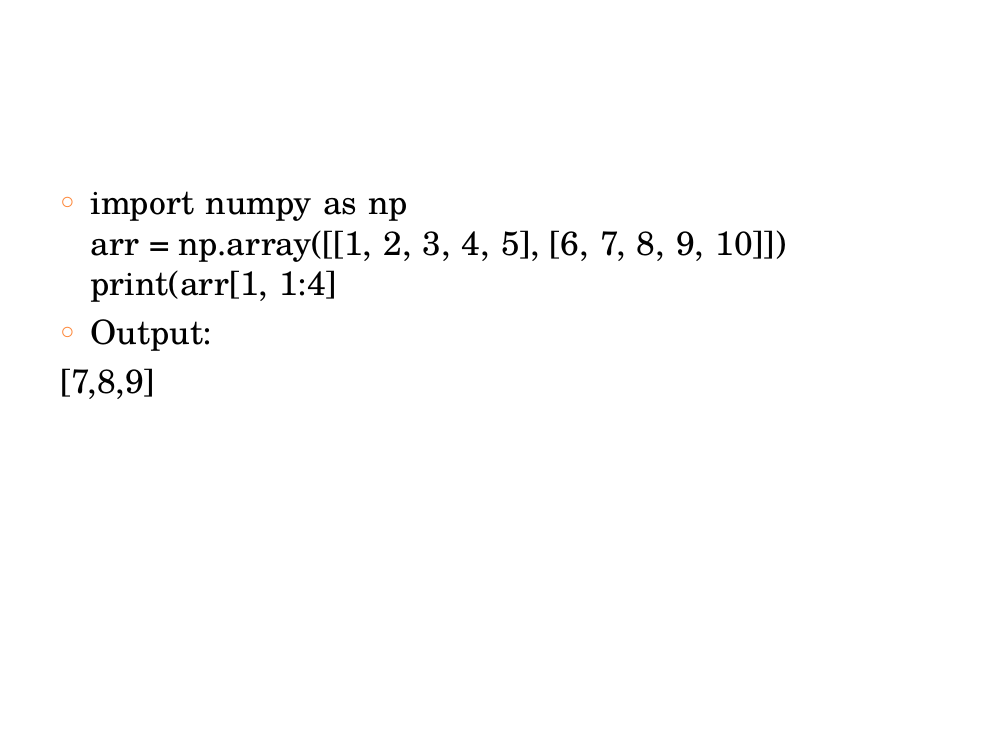
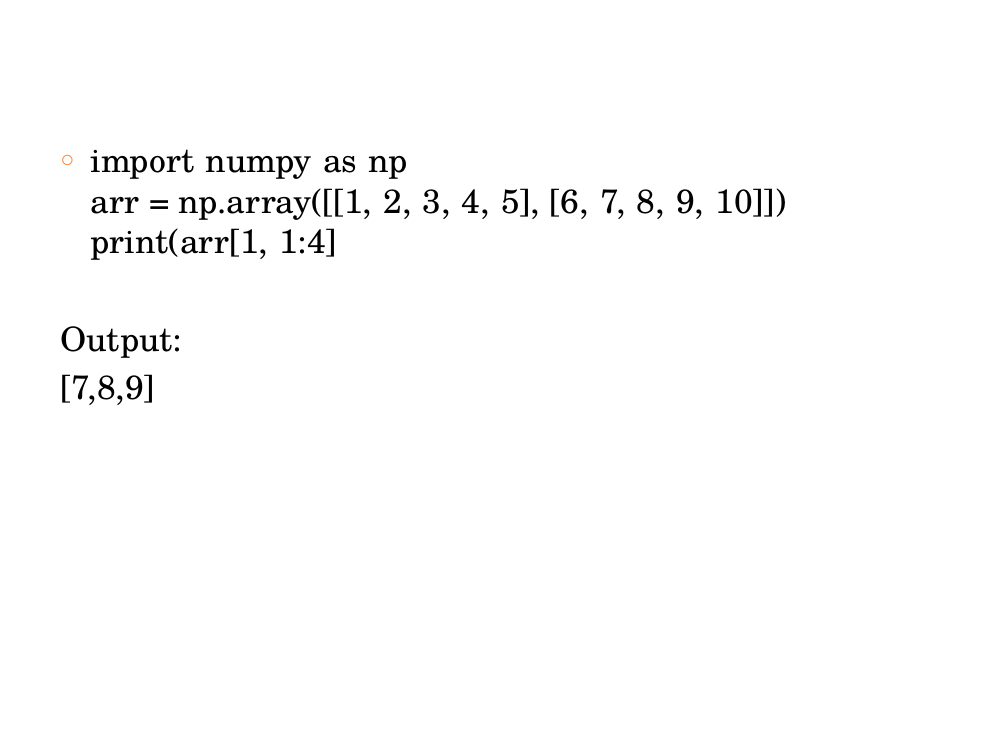
Before and after one commit to keonicsx/Code_Storage, a slide deck: slide 18 of ppt_m4/Module 4.pptx. Drawn at 1008x756 pixels with LibreOffice and Linux fonts; fonts in the diff are those of the drawing. Boxes give left, top, right and bottom in pixels: in the first picture for what was removed or moved away, otherwise in the second. Text is boxed around its words. In the diff, an @@ line names an element or a change of style, - is before the commit and + after.

```diff
--- a/ppt_m4/Module 4.pptx
+++ b/ppt_m4/Module 4.pptx
@@ text "import numpy as np arr ..." moved from (x1=60, y1=191, x2=786, y2=399) to (x1=60, y1=149, x2=786, y2=405) @@
@@ text at (x1=60, y1=326, x2=181, y2=358): bullet ○ to none @@
```
Also in this commit, not shown: 16 other slides changed, 1 slide added, 3 slides removed, 3 other files.
